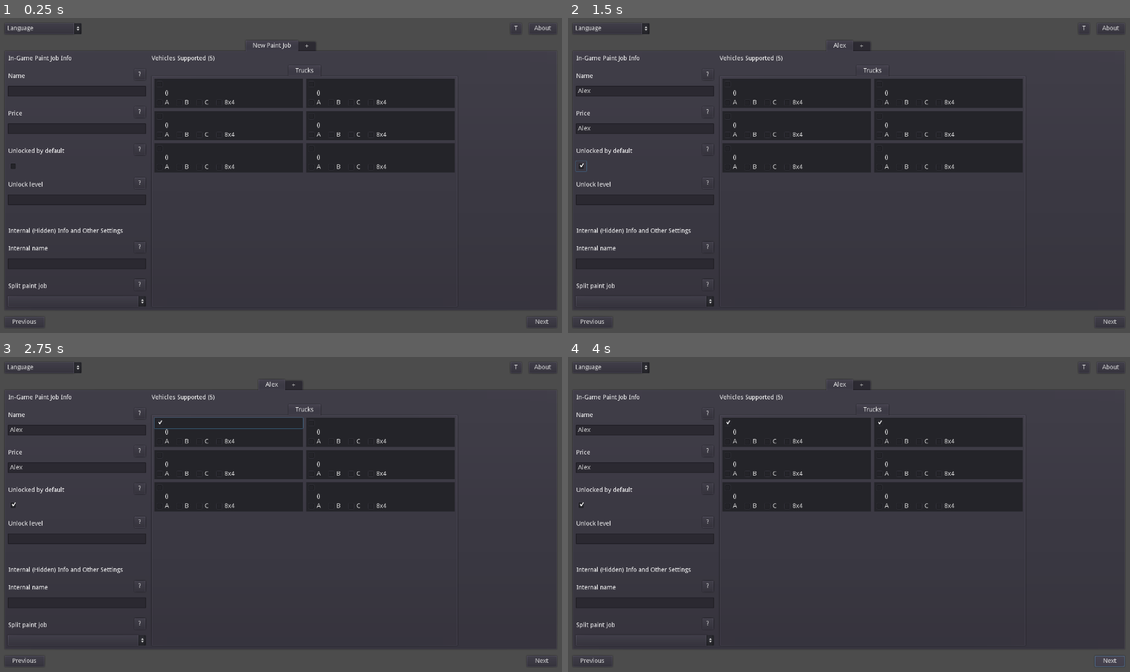
Above: before the commit, frames 1-4 (two rows, left to right).
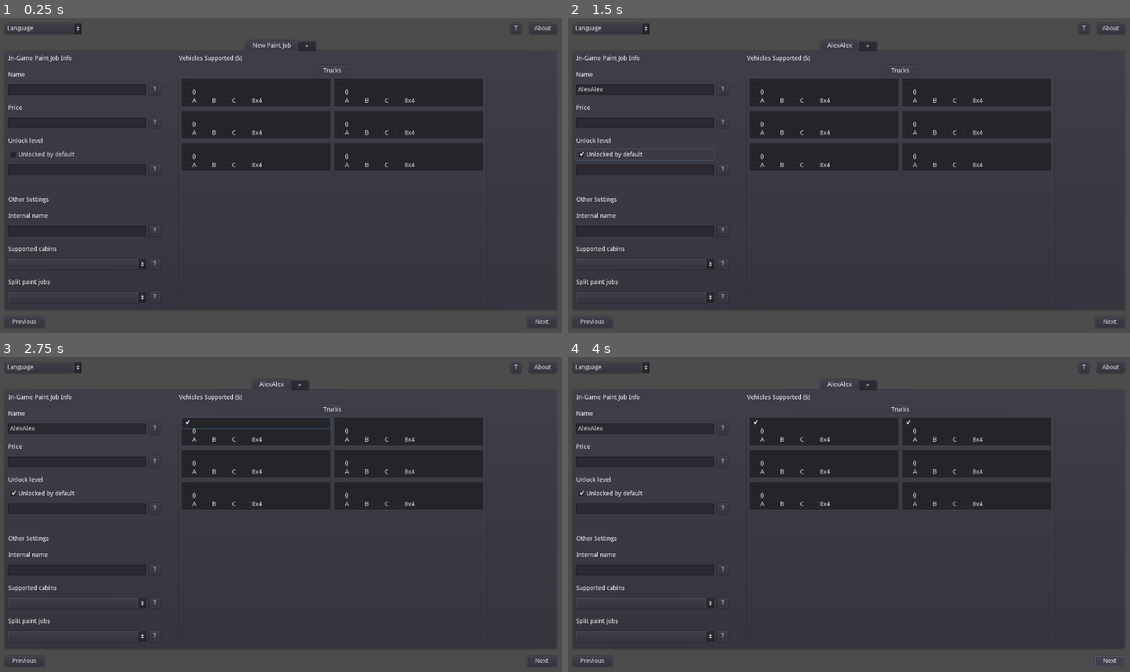
Above: after the commit, the same moments.

Repository: Carsmaniac/paintjob-packer
Game: Godot game, scene res://interface/MainScreen.tscn
The game is run twice, just before and just after one commit, with the same random seed, the same clock (stepped at 60 frames per second) and the same inputs.
Inputs (mouse positions are in pixels of both pictures, inside the frame that each line leads up to; where the layout moved, square brackets give the same spot in the first picture):
- Up to frame 1 (0.25 s): no input
- Up to frame 2 (1.5 s): click (646, 90) at 0.52 s; type "Alex" at 0.6 s; click (646, 128) at 0.75 s; type "Alex" at 0.83 s; click (646, 153) [579, 166] at 1.25 s
- Up to frame 3 (2.75 s): click (230, 423) at 2 s, where only the run before the commit has a clickable "Scania S"
- Up to frame 4 (4 s): click (950, 423) at 2.75 s, where only the run before the commit has a clickable "Mercedes-Benz Actros MP2 Blac…"; click "Next" at 3.5 s

The runs differ from the first frame. In frame 1, 5.3% of the frame differs, in the area x 1-86%, y 11-92%; in frame 2, 5.5%, in the area x 1-86%, y 7-92%; in frame 3, 5.4%; in frame 4, 5.4%.

Commit message:
Load vehicle lists and set up VehicleTab
All of the vehicle database JSON files are now loaded into a vehicle
list using the autoload VehicleDatabase. VehicleTab has been modified
(as have the controls on PaintJobTab, somewhat) to prepare for the
programmatic loading of vehicles into selection widgets.

Diff:
--- a/interface/PaintJobTab.tscn
+++ b/interface/PaintJobTab.tscn
@@ -27,53 +27,53 @@
 text = "In-Game Paint Job Info"
 
 [node name="Name" parent="." instance=ExtResource( 1 )]
-position = Vector2( 2, 32 )
+position = Vector2( 2, 29 )
 input_name = "Name"
 input_type = "Text"
 
 [node name="Price" parent="." instance=ExtResource( 1 )]
-position = Vector2( 2, 117 )
+position = Vector2( 2, 104 )
 input_name = "Price"
 input_type = "Text"
 
-[node name="UnlockedByDefault" parent="." instance=ExtResource( 1 )]
-position = Vector2( 2, 202 )
-input_name = "Unlocked by default"
-input_type = "Checkbox"
-
 [node name="Unlock" parent="." instance=ExtResource( 1 )]
-position = Vector2( 2, 278 )
+position = Vector2( 2, 179 )
 input_name = "Unlock level"
-input_type = "Text"
+input_type = "CheckboxAndText"
 
 [node name="InternalLabel" type="Label" parent="."]
 margin_left = 3.0
-margin_top = 393.0
+margin_top = 322.0
 margin_right = 263.0
-margin_bottom = 407.0
-text = "Internal (Hidden) Info and Other Settings"
+margin_bottom = 336.0
+text = "Other Settings"
 
 [node name="InternalName" parent="." instance=ExtResource( 1 )]
-position = Vector2( 2, 423 )
+position = Vector2( 2, 349 )
 input_name = "Internal name"
 input_type = "Text"
 
 [node name="CabinSupport" parent="." instance=ExtResource( 1 )]
-position = Vector2( 2, 508 )
-input_name = "Split paint job"
+position = Vector2( 2, 424 )
+input_name = "Supported cabins"
+input_type = "Dropdown"
+
+[node name="SplitPaintJobs" parent="." instance=ExtResource( 1 )]
+position = Vector2( 2, 499 )
+input_name = "Split paint jobs"
 input_type = "Dropdown"
 
 [node name="InGameLabel2" type="Label" parent="."]
-margin_left = 328.0
+margin_left = 390.0
 margin_top = 2.0
-margin_right = 472.0
+margin_right = 534.0
 margin_bottom = 16.0
 text = "Vehicles Supported (5)"
 
 [node name="VehicleTabContainer" type="TabContainer" parent="."]
-margin_left = 329.0
+margin_left = 391.0
 margin_top = 25.0
-margin_right = 1020.0
+margin_right = 1084.0
 margin_bottom = 570.0
 
 [node name="Trucks" parent="VehicleTabContainer" instance=ExtResource( 3 )]
--- a/interface/VariableInput.gd
+++ b/interface/VariableInput.gd
@@ -1,7 +1,7 @@
 extends Node2D
 
 export var input_name: String
-export(String, "Text", "Dropdown", "Checkbox") var input_type
+export(String, "Text", "Dropdown", "CheckboxAndText") var input_type
 
 # Called when the node enters the scene tree for the first time.
 func _ready() -> void:
@@ -15,8 +15,12 @@
 		$TextInput.visible = true
 	elif input_type == "Dropdown":
 		$DropdownInput.visible = true
-	elif input_type == "Checkbox":
+	elif input_type == "CheckboxAndText":
 		$CheckboxInput.visible = true
+		$TextInput.visible = true
+		$TextInput.rect_position = Vector2(0, 70)
+		$HelpButton.rect_position = Vector2(321, 69)
+		$WarningButton.rect_position = Vector2(321, 36)
 
 
 # Called every frame. 'delta' is the elapsed time since the previous frame.
--- a/interface/VariableInput.tscn
+++ b/interface/VariableInput.tscn
@@ -20,9 +20,10 @@
 caret_blink_speed = 0.5
 
 [node name="CheckboxInput" type="CheckBox" parent="."]
-margin_top = 39.0
-margin_right = 24.0
-margin_bottom = 63.0
+margin_top = 36.0
+margin_right = 313.0
+margin_bottom = 60.0
+text = "Unlocked by default"
 
 [node name="DropdownInput" type="OptionButton" parent="."]
 margin_top = 39.0
@@ -30,15 +31,15 @@
 margin_bottom = 63.0
 
 [node name="HelpButton" type="Button" parent="."]
-margin_left = 287.0
-margin_top = 1.0
-margin_right = 312.0
-margin_bottom = 26.0
+margin_left = 321.0
+margin_top = 38.0
+margin_right = 346.0
+margin_bottom = 63.0
 text = "?"
 
 [node name="WarningButton" type="Button" parent="."]
-margin_left = 247.0
-margin_top = 1.0
-margin_right = 272.0
-margin_bottom = 26.0
+margin_left = 321.0
+margin_top = 5.0
+margin_right = 346.0
+margin_bottom = 30.0
 text = "!"
--- a/interface/VehicleSelection.gd
+++ b/interface/VehicleSelection.gd
@@ -26,14 +26,14 @@
 		get_node("CabinCheckbox" + str(i + 1)).visible = false
 
 	if cabin_row and author_row:
-		$BackgroundPanel.set_size(Vector2(337, 66))
+		$BackgroundPanel.set_size(Vector2(337, 62))
 	elif cabin_row or author_row:
-		$BackgroundPanel.set_size(Vector2(337, 47))
+		$BackgroundPanel.set_size(Vector2(337, 45))
 	else:
 		$BackgroundPanel.set_size(Vector2(337, 24))
 
 	if cabin_row:
-		var y_pos: int = 42 if author_row else 23
+		var y_pos: int = 38 if author_row else 19
 		var x_pos: int = 0
 		for i in range(len(cabins_list)): # I need the index and the cabin, hence this abomination
 			var cabin_name = cabins_list[i]
--- a/interface/VehicleSelection.tscn
+++ b/interface/VehicleSelection.tscn
@@ -7,7 +7,7 @@
 
 [node name="BackgroundPanel" type="Panel" parent="."]
 margin_right = 337.0
-margin_bottom = 66.0
+margin_bottom = 62.0
 
 [node name="VehicleCheckbox" type="CheckBox" parent="."]
 margin_right = 337.0
@@ -16,57 +16,57 @@
 
 [node name="AuthorName" type="Label" parent="."]
 margin_left = 24.0
-margin_top = 25.0
+margin_top = 23.0
 margin_right = 337.0
-margin_bottom = 39.0
+margin_bottom = 37.0
 text = "by Author Name"
 
 [node name="CabinCheckbox1" type="CheckBox" parent="."]
-margin_top = 42.0
+margin_top = 38.0
 margin_right = 41.0
-margin_bottom = 66.0
+margin_bottom = 62.0
 text = "A"
 
 [node name="CabinCheckbox2" type="CheckBox" parent="."]
 margin_left = 48.0
-margin_top = 42.0
+margin_top = 38.0
 margin_right = 89.0
-margin_bottom = 66.0
+margin_bottom = 62.0
 text = "B"
 
 [node name="CabinCheckbox3" type="CheckBox" parent="."]
 margin_left = 96.0
-margin_top = 42.0
+margin_top = 38.0
 margin_right = 137.0
-margin_bottom = 66.0
+margin_bottom = 62.0
 text = "C"
 
 [node name="CabinCheckbox4" type="CheckBox" parent="."]
 margin_left = 144.0
-margin_top = 42.0
+margin_top = 38.0
 margin_right = 185.0
-margin_bottom = 66.0
+margin_bottom = 62.0
 text = "D"
 
 [node name="CabinCheckbox5" type="CheckBox" parent="."]
 margin_left = 192.0
-margin_top = 42.0
+margin_top = 38.0
 margin_right = 233.0
-margin_bottom = 66.0
+margin_bottom = 62.0
 text = "E"
 
 [node name="CabinCheckbox6" type="CheckBox" parent="."]
 margin_left = 240.0
-margin_top = 42.0
+margin_top = 38.0
 margin_right = 281.0
-margin_bottom = 66.0
+margin_bottom = 62.0
 text = "F"
 
 [node name="CabinCheckbox7" type="CheckBox" parent="."]
 margin_left = 288.0
-margin_top = 42.0
+margin_top = 38.0
 margin_right = 329.0
-margin_bottom = 66.0
+margin_bottom = 62.0
 text = "G"
 
 [connection signal="gui_input" from="BackgroundPanel" to="." method="_on_panel_gui_input"]
--- a/interface/VehicleTab.gd
+++ b/interface/VehicleTab.gd
@@ -8,5 +8,5 @@
 	for i in range(3):
 		for j in range(2):
 			var _selection_inst := SelectionScene.instance()
-			_selection_inst.set_position(Vector2(1 + (j*344), -2 + (i*73)))
+			_selection_inst.set_position(Vector2(1 + (j*346), -2 + (i*73)))
 			add_child(_selection_inst)
--- a/interface/VehicleTab.tscn
+++ b/interface/VehicleTab.tscn
@@ -1,6 +1,5 @@
-[gd_scene load_steps=3 format=2]
+[gd_scene load_steps=2 format=2]
 
-[ext_resource path="res://interface/VehicleSelection.tscn" type="PackedScene" id=1]
 [ext_resource path="res://interface/VehicleTab.gd" type="Script" id=2]
 
 [node name="VehicleTab" type="Tabs"]
@@ -18,31 +17,6 @@
 margin_right = 684.0
 margin_bottom = 572.0
 
-[node name="VehicleSelection2" parent="." instance=ExtResource( 1 )]
-position = Vector2( 1, -2 )
-vehicle_name = "Scania S"
-author_name = "Dotec"
-
-[node name="VehicleSelection" parent="." instance=ExtResource( 1 )]
-position = Vector2( 345, -2 )
-vehicle_name = "Mercedes-Benz Actros MP2 Black Edition"
-author_name = "JorgeGamer44444"
-
-[node name="VehicleSelection3" parent="." instance=ExtResource( 1 )]
-position = Vector2( 345, 71 )
-vehicle_name = "Scania S"
-author_name = "Dotec"
-
-[node name="VehicleSelection4" parent="." instance=ExtResource( 1 )]
-position = Vector2( 1, 71 )
-vehicle_name = "Scania S"
-author_name = "Dotec"
-
-[node name="VehicleSelection5" parent="." instance=ExtResource( 1 )]
-position = Vector2( 1, 144 )
-vehicle_name = "Scania S"
-author_name = "Dotec"
-
 [node name="ScrollContainer" type="ScrollContainer" parent="."]
 visible = false
 anchor_right = 1.0
--- a/project.godot
+++ b/project.godot
@@ -13,6 +13,10 @@
 config/name="Paint Job Packer"
 run/main_scene="res://interface/MainScreen.tscn"
 config/icon="res://icon.png"
+
+[autoload]
+
+VehicleDatabase="*res://scripts/VehicleDatabase.gd"
 
 [display]
 
--- /dev/null
+++ b/scripts/VehicleDatabase.gd
@@ -0,0 +1,50 @@
+extends Node
+
+var vehicle_list: Array
+
+
+func _ready() -> void:
+	vehicle_list = _load_vehicle_list("ets")
+
+
+func _load_vehicle_list(game: String) -> Array:
+	vehicle_list = []
+	for file_name in get_filelist("res://vehicles/" + game):
+		var vehicle_dict: Dictionary = _load_vehicle_file(file_name)
+		if vehicle_dict != {}:
+			vehicle_list.append(vehicle_dict)
+	return vehicle_list
+
+
+func _load_vehicle_file(file_path: String) -> Dictionary:
+	var file := File.new()
+	var __ = file.open(file_path, File.READ)
+	var content: JSONParseResult = JSON.parse(file.get_as_text())
+	file.close()
+
+	if content.result is Dictionary:
+		return content.result
+	else:
+		return {}
+
+
+# Get files from all subfolders, from Ratty on the Godot Engine Q&A site
+func get_filelist(scan_dir : String) -> Array:
+	var my_files : Array = []
+	var dir := Directory.new()
+	if dir.open(scan_dir) != OK:
+		return []
+
+	if dir.list_dir_begin(true, true) != OK:
+		return []
+
+	var file_name := dir.get_next()
+	while file_name != "":
+		if dir.current_is_dir():
+			my_files += get_filelist(dir.get_current_dir() + "/" + file_name)
+		else:
+			my_files.append(dir.get_current_dir() + "/" + file_name)
+
+		file_name = dir.get_next()
+
+	return my_files
Not shown, changed: .gitignore
